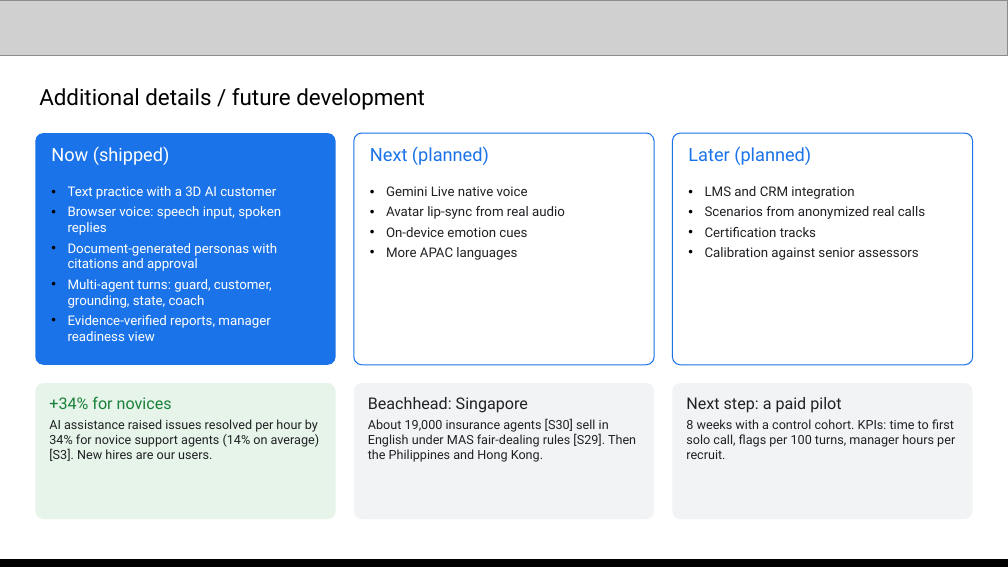
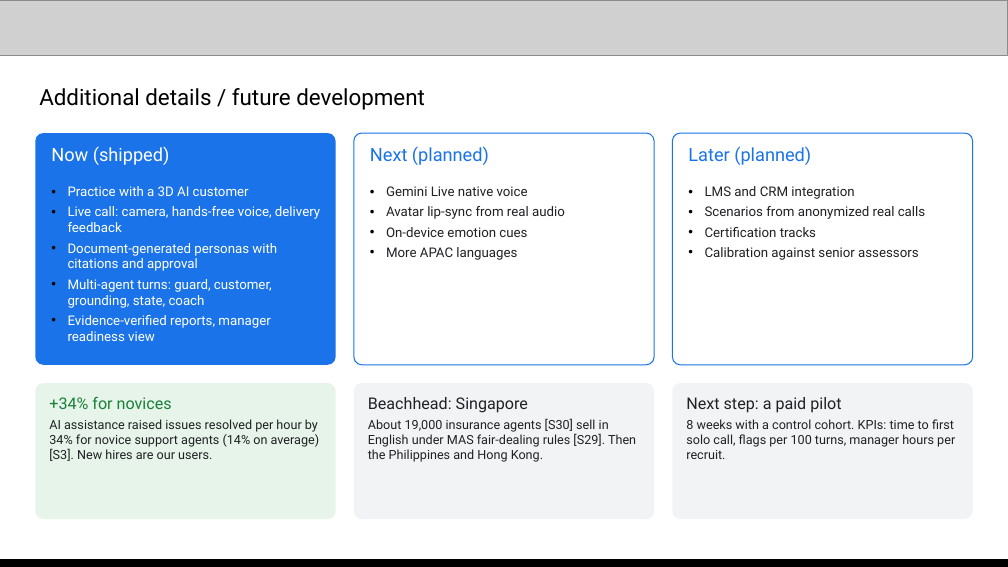
Before and after one commit to jease0502/SkillCoach-AIBC, a slide deck: slide 15 of media/SkillCoach_Submission.pptx. Drawn at 1008x567 pixels with LibreOffice and Linux fonts; fonts in the diff are those of the drawing; grey boxes stand for pictures. Boxes give left, top, right and bottom in pixels: in the first picture for what was removed or moved away, otherwise in the second. Text is boxed around its words. In the diff, an @@ line names an element or a change of style, - is before the commit and + after.

```diff
--- a/media/SkillCoach_Submission.pptx
+++ b/media/SkillCoach_Submission.pptx
@@ text at bbox=[68, 186, 320, 232]: text changed @@
-• Text practice with a 3D AI customer
-• Browser voice: speech input, spoken replies
+• Practice with a 3D AI customer
+• Live call: camera, hands-free voice, delivery feedback
```
Also in this commit, not shown: 2 other slides changed, 19 other files.
